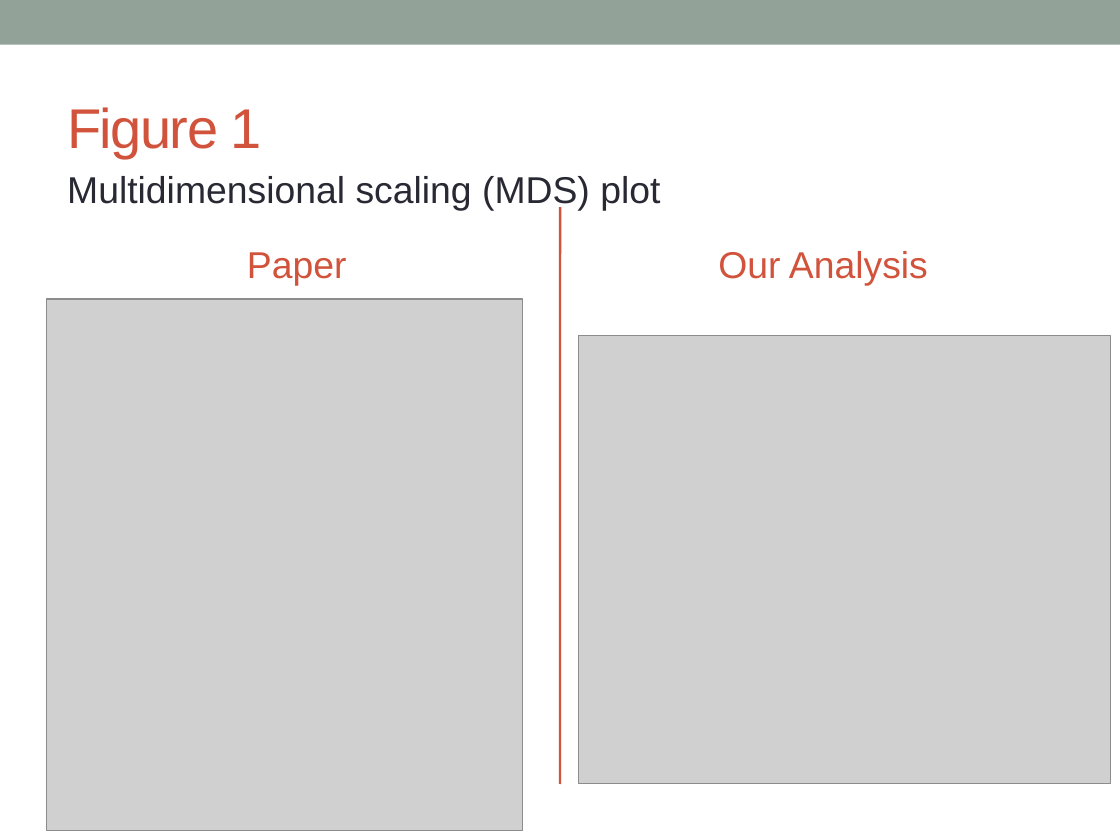
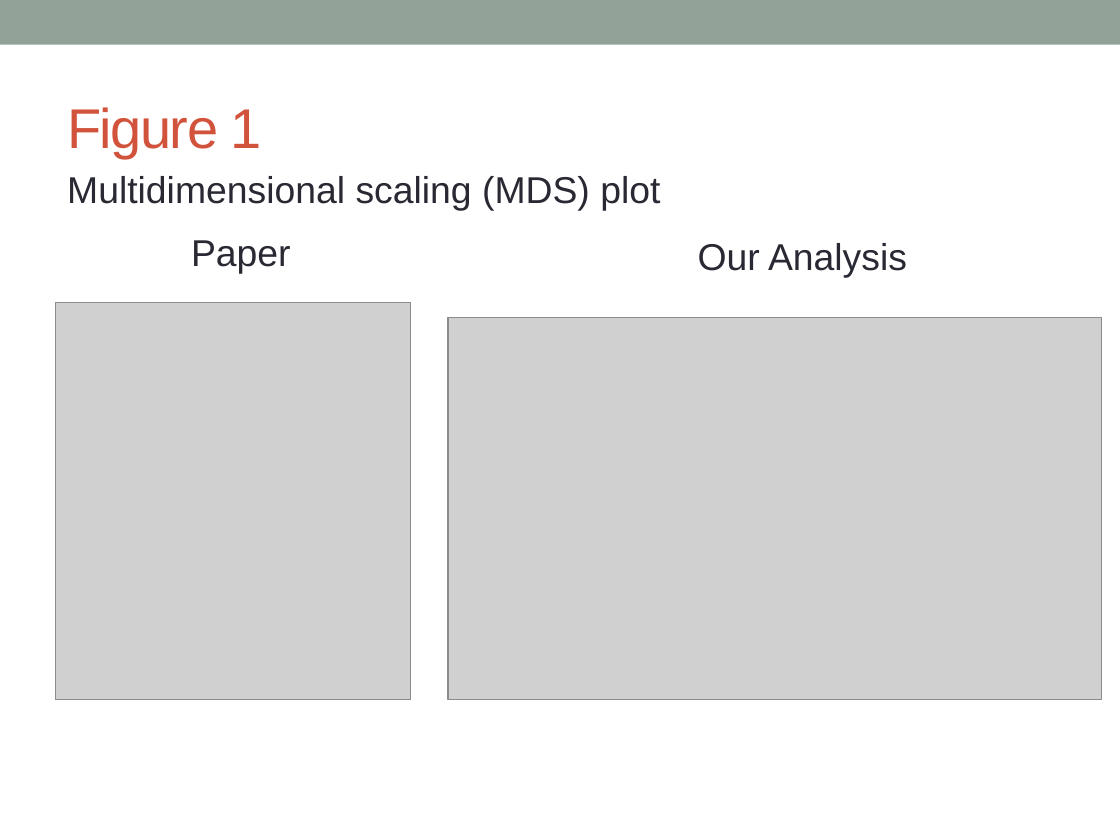
Before and after one commit to katholan/BCB546X-Spring2017_Valerin_final_project, a slide deck: slide 17 of asparagus.pptx. Drawn at 1120x840 pixels with LibreOffice and Linux fonts; fonts in the diff are those of the drawing; grey boxes stand for pictures. Boxes give left, top, right and bottom in pixels: in the first picture for what was removed or moved away, otherwise in the second. Text is boxed around its words. In the diff, an @@ line names an element or a change of style, - is before the commit and + after.

```diff
--- a/asparagus.pptx
+++ b/asparagus.pptx
@@ line removed from (560, 207) to (560, 784) @@
@@ text "Paper" at [191,240,291,274]: text colour #D2533C to #292934; vertical alignment middle to top @@
@@ text "Paper": place and size @@
-text "Paper" at [247,252,347,285]
+text "Paper" at [191,240,291,274]
@@ text "Our Analysis": place and size @@
-text "Our Analysis" at [718,251,928,285]
+text "Our Analysis" at [698,243,907,278]
@@ text "Our Analysis" at [698,243,907,278]: text colour #D2533C to #292934; vertical alignment middle to top @@
@@ picture: place and size @@
-picture at [47,299,523,831]
+picture at [55,302,410,700]
@@ picture: place and size @@
-picture at [579,336,1111,784]
+picture at [448,317,1101,699]
```
Also in this commit, not shown: 5 other slides changed.
